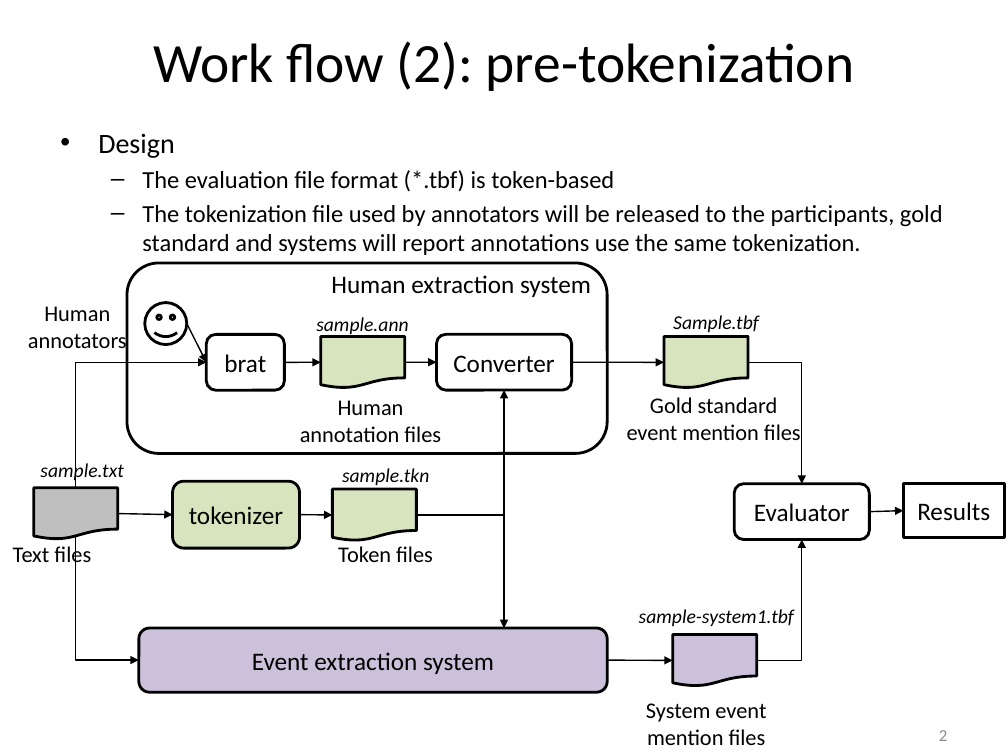
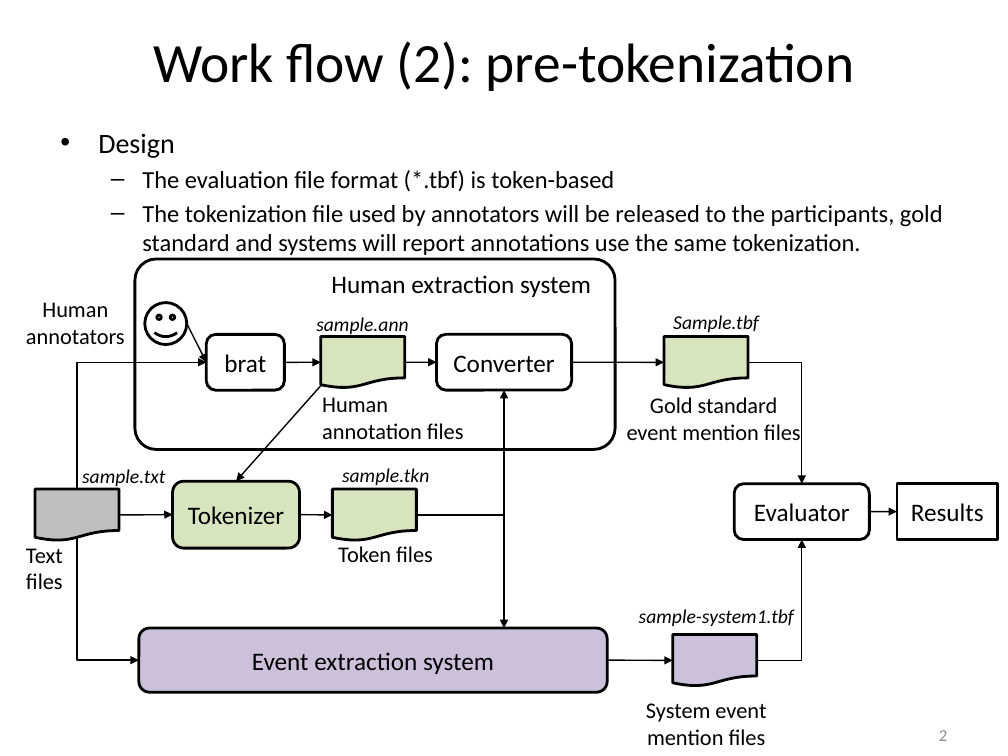
Before and after one commit to hunterhector/EvmEval, a slide deck: slide 2 of doc/evm-eval-work-flow.pptx. Drawn at 1008x756 pixels with LibreOffice and Linux fonts; fonts in the diff are those of the drawing. Boxes give left, top, right and bottom in pixels: in the first picture for what was removed or moved away, otherwise in the second. Text is boxed around its words. In the diff, an @@ line names an element or a change of style, - is before the commit and + after.

Commit message:
Updates on the workflow figure for pre-tokenization.

```diff
--- a/doc/evm-eval-work-flow.pptx
+++ b/doc/evm-eval-work-flow.pptx
@@ rounded rectangle: place and size @@
-rounded rectangle at bbox=[127, 263, 607, 454]
+rounded rectangle at bbox=[135, 259, 615, 450]
@@ rounded rectangle at bbox=[135, 259, 615, 450]: proportions changed @@
@@ text "Human annotators" rewrapped from bbox=[28, 306, 127, 355] to bbox=[26, 302, 125, 344] @@
@@ elbow arrow (77, 489) - (207, 362): route changed @@
@@ arrow added from (322, 385) to (236, 481), #000000 1 pt @@
@@ text at bbox=[322, 397, 464, 439]: text changed @@
-Human
-annotation files
+Human annotation files
@@ text "sample.txt": place and size @@
-text "sample.txt" at bbox=[40, 461, 123, 483]
+text "sample.txt" at bbox=[82, 469, 165, 489]
@@ text in rounded rectangle at bbox=[188, 506, 284, 524]: text changed @@
-tokenizer
+Tokenizer
@@ rectangle "Results": place and size @@
-rectangle "Results" at bbox=[903, 484, 1004, 537]
+rectangle "Results" at bbox=[897, 484, 998, 539]
@@ text "Text files" rewrapped from bbox=[13, 543, 91, 568] to bbox=[26, 548, 63, 589] @@
@@ elbow arrow (77, 537) - (139, 660): route changed @@
@@ arrow moved from (870, 512) - (903, 511) to (870, 512) - (897, 512) @@
```
